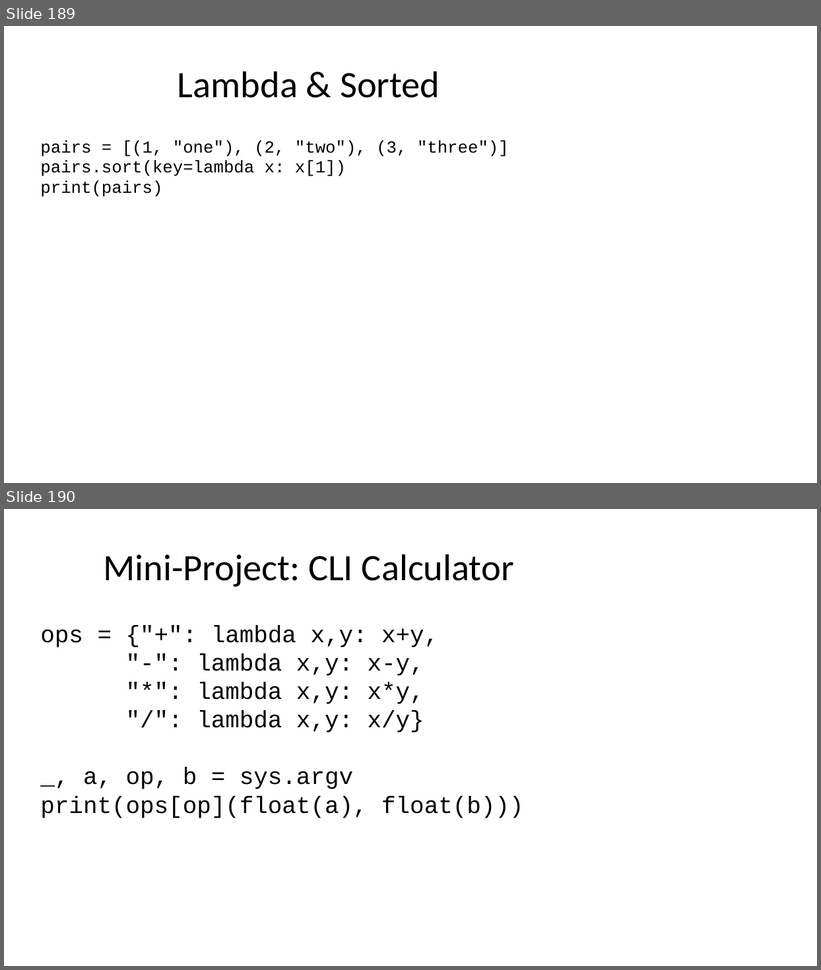
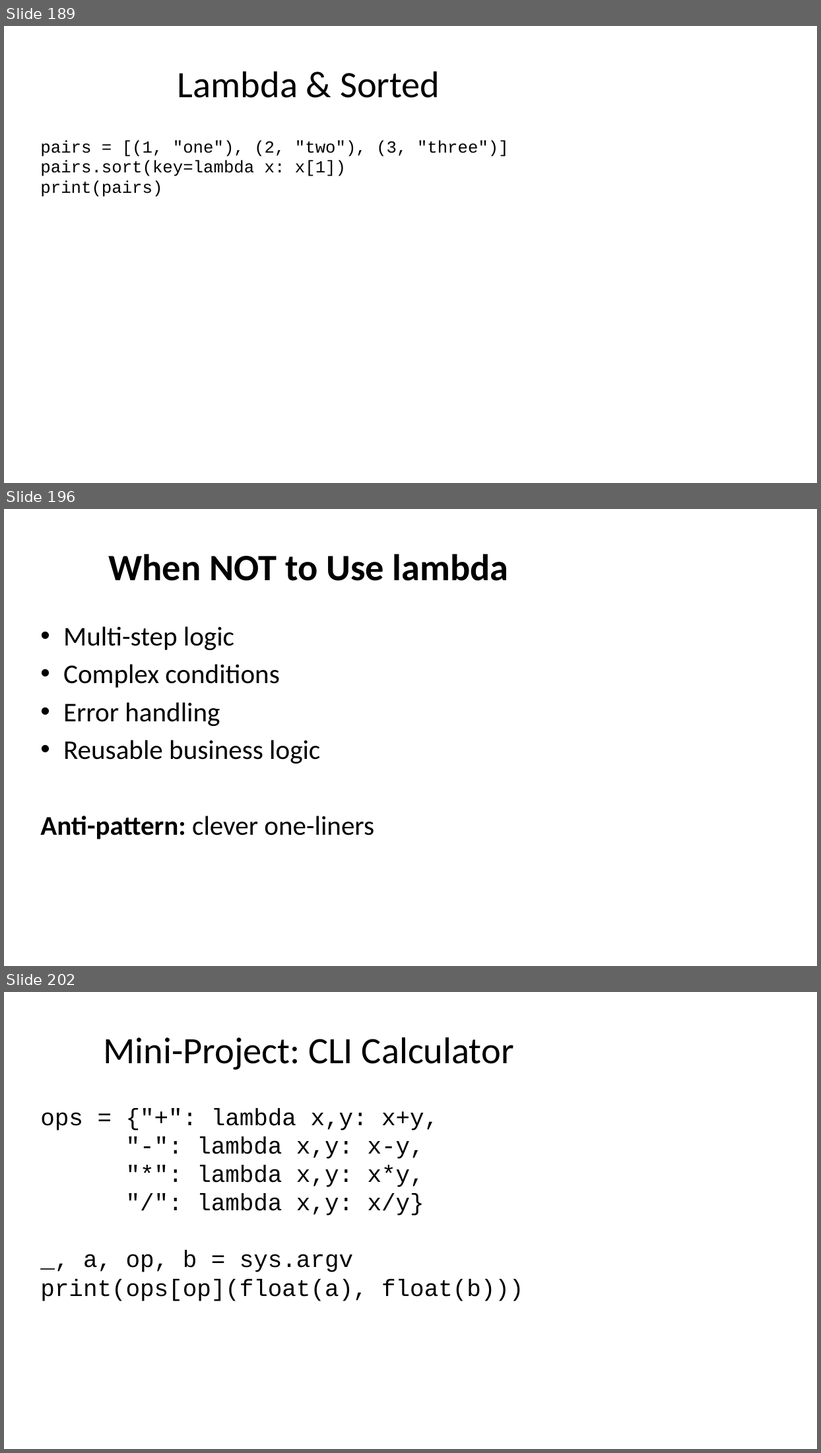
Before and after one commit to seanwhs/3-Day-Python-Crash-Course, a slide deck: Python_Crash_Course_2025.pptx. Shown one above the other, each under a label of ours: slides 189 and 190 before the commit, slides 189, 196 and 202 after it; the slides between them are not shown. The pictures are 821x970 and 821x1453 pixels, drawn with LibreOffice and Linux fonts; fonts in the diff are those of the drawing. Boxes give left, top, right and bottom in pixels: in the first picture for what was removed or moved away, otherwise in the second. Text is boxed around its words. In the diff, an @@ line names an element or a change of style, - is before the commit and + after.

```diff
--- a/Python_Crash_Course_2025.pptx
+++ b/Python_Crash_Course_2025.pptx
@@ slide 196 added at (x1=4, y1=509, x2=817, y2=966), background #FFFFFF @@
@@ title added at (x1=108, y1=554, x2=509, y2=581), 44 pt, text #000000, bold @@
+When NOT to Use lambda
@@ text added at (x1=40, y1=626, x2=374, y2=840), 32 pt, text #000000 @@
+• Multi-step logic
+• Complex conditions
+• Error handling
+• Reusable business logic
+Anti-pattern: clever one-liners
@@ what was slide 190 is now slide 202 @@
```
Also in this commit, not shown: 11 other slides added.
